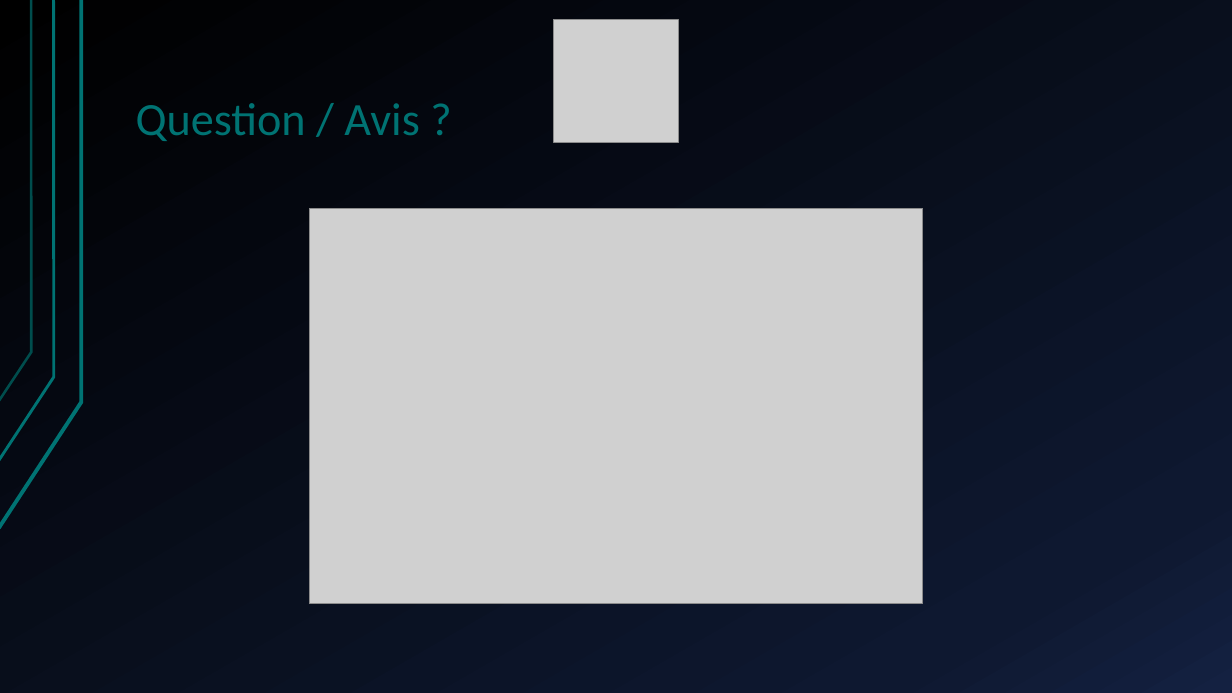
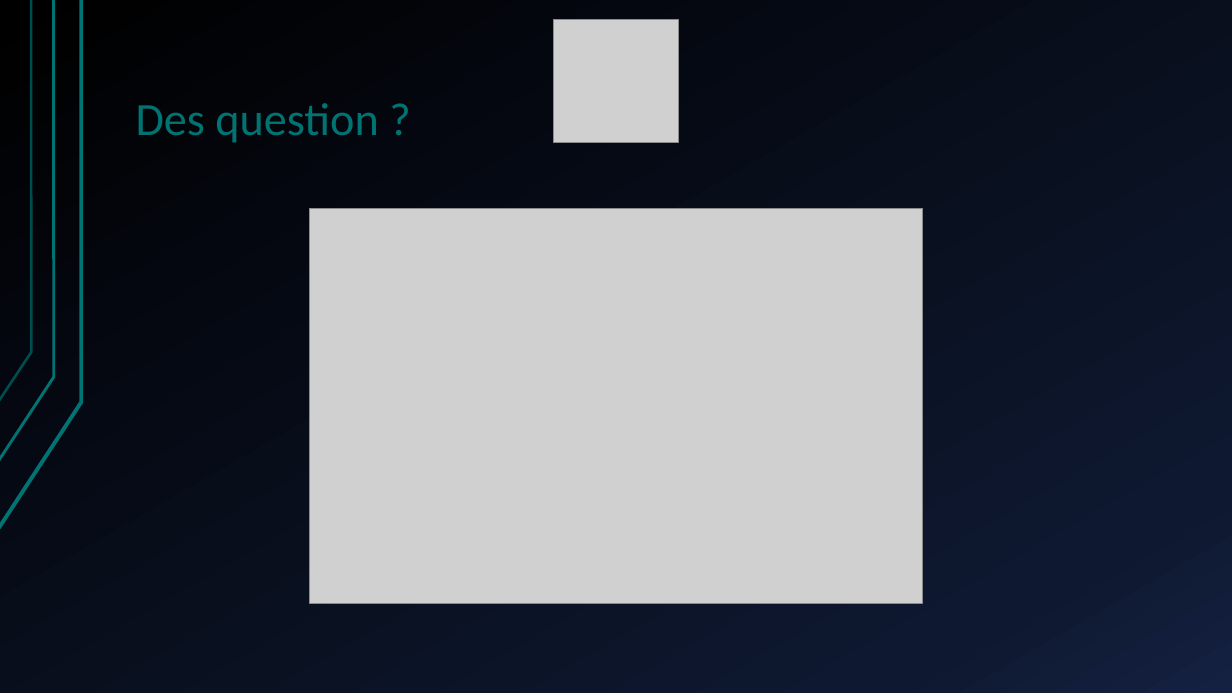
Before and after one commit to AymericPonjee/TFE-10DS, a slide deck: slide 8 of Rapport/PrésentationJuinTFE .pptx (slide 13 before the commit). Drawn at 1232x693 pixels with LibreOffice and Linux fonts; fonts in the diff are those of the drawing; grey boxes stand for pictures. Boxes give left, top, right and bottom in pixels: in the first picture for what was removed or moved away, otherwise in the second. Text is boxed around its words. In the diff, an @@ line names an element or a change of style, - is before the commit and + after.

```diff
--- a/Rapport/PrésentationJuinTFE .pptx
+++ b/Rapport/PrésentationJuinTFE .pptx
@@ title at (136, 103, 378, 143): text changed @@
-Question / Avis ?
+Des question ?
```
Also in this commit, not shown: 3 other slides changed, 1 slide added, 6 slides removed, 28 other files.
